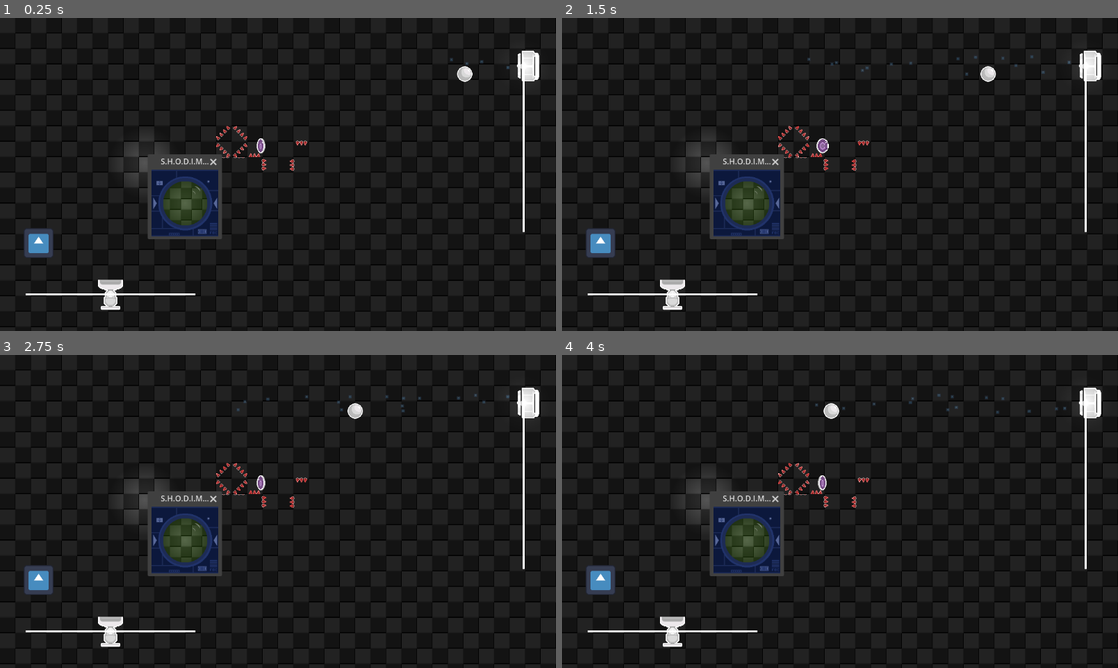
Above: before the commit, frames 1-4 (two rows, left to right).
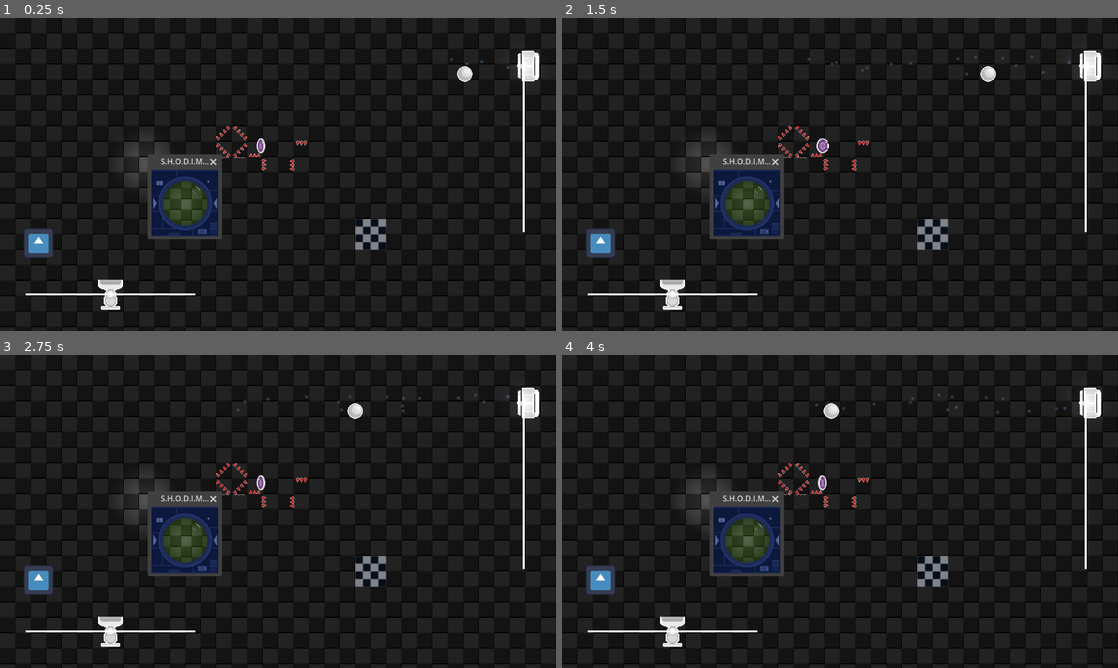
Above: after the commit, the same moments.

Repository: corpusCallosotomy/jamfest2024
Game: Godot game, scene res://scenes/levels/level_2.tscn
The game is run twice, just before and just after one commit, with the same random seed, the same clock (stepped at 60 frames per second) and the same inputs. This scene is started directly instead of the project's main scene. The engine's default icon, where the game draws it, is replaced by a stand-in: a white triangle on a blue panel in a dark square.
Inputs:
- Up to frame 1 (0.25 s): no input
- Up to frame 2 (1.5 s): no input
- Up to frame 3 (2.75 s): no input
- Up to frame 4 (4 s): no input

The runs differ from the first frame. In frame 1, 0.4% of the frame differs, in the area x 63-70%, y 64-75%; in frame 2, 0.4%; in frame 3, 0.4%; in frame 4, 0.4%.

Commit message:
Traffic lights

Diff:
--- a/Ethan Contributions/assets/tilesets/walltiles.tres
+++ b/Ethan Contributions/assets/tilesets/walltiles.tres
@@ -1,10 +1,11 @@
-[gd_resource type="TileSet" load_steps=11 format=3 uid="uid://d2c752v8cxt3e"]
+[gd_resource type="TileSet" load_steps=13 format=3 uid="uid://d2c752v8cxt3e"]
 
 [ext_resource type="Texture2D" uid="uid://d1o1p00td41if" path="res://Ethan Contributions/assets/Straight Spritesheet.png" id="1_ryiin"]
 [ext_resource type="Texture2D" uid="uid://bdxlstdpto3ux" path="res://Ethan Contributions/assets/Finish.png" id="2_0b6b0"]
 [ext_resource type="Texture2D" uid="uid://ctmascxe51bsv" path="res://Ethan Contributions/assets/StraightSpikeSpirtesheet.png" id="3_5b20t"]
 [ext_resource type="Texture2D" uid="uid://ds6uifk2tm1s2" path="res://Ethan Contributions/assets/DiagonalSpikeSpirtesheet.png" id="4_swoxl"]
 [ext_resource type="Texture2D" uid="uid://cx1c0ygjw10ce" path="res://Ethan Contributions/assets/SpikeBaseSpritesheet.png" id="5_t8x1h"]
+[ext_resource type="Texture2D" uid="uid://uhhfrlxrqs8x" path="res://Ethan Contributions/assets/FinishTrafficSpritesheet.png" id="6_yiys5"]
 
 [sub_resource type="TileSetAtlasSource" id="TileSetAtlasSource_467lk"]
 texture = ExtResource("1_ryiin")
@@ -221,6 +222,28 @@
 2:1/0 = 0
 3:1/0 = 0
 
+[sub_resource type="TileSetAtlasSource" id="TileSetAtlasSource_ljn0k"]
+texture = ExtResource("6_yiys5")
+margins = Vector2i(5, 5)
+separation = Vector2i(5, 5)
+texture_region_size = Vector2i(32, 32)
+0:0/animation_columns = 2
+0:0/animation_frame_0/duration = 1.0
+0:0/animation_frame_1/duration = 1.0
+0:0/0 = 0
+0:1/animation_columns = 2
+0:1/animation_frame_0/duration = 1.0
+0:1/animation_frame_1/duration = 1.0
+0:1/0 = 0
+0:2/animation_columns = 2
+0:2/animation_frame_0/duration = 1.0
+0:2/animation_frame_1/duration = 1.0
+0:2/0 = 0
+0:3/animation_columns = 2
+0:3/animation_frame_0/duration = 1.0
+0:3/animation_frame_1/duration = 1.0
+0:3/0 = 0
+
 [resource]
 tile_size = Vector2i(32, 32)
 physics_layer_0/collision_layer = 3
@@ -229,3 +252,4 @@
 sources/2 = SubResource("TileSetAtlasSource_hotew")
 sources/3 = SubResource("TileSetAtlasSource_wtdtt")
 sources/5 = SubResource("TileSetAtlasSource_kbos6")
+sources/6 = SubResource("TileSetAtlasSource_ljn0k")
--- a/scenes/levels/level_2.tscn
+++ b/scenes/levels/level_2.tscn
@@ -33,7 +33,7 @@
 position = Vector2(701, 491)
 
 [node name="TileMapLayer3" type="TileMapLayer" parent="." index="8"]
-tile_map_data = PackedByteArray("AAAOAAcAAwAAAAAAAAAOAAgAAwAAAAEAAAAPAAgAAwAAAAIAAAAPAAcAAwAAAAMAAAA=")
+tile_map_data = PackedByteArray("AAAOAAcAAwAAAAAAAAAOAAgAAwAAAAEAAAAPAAgAAwAAAAIAAAAPAAcAAwAAAAMAAAAXAA0AAQAAAAAAAAAXAA4AAQAAAAAAAAAYAA4AAQAAAAAAAAAYAA0AAQAAAAAAAAA=")
 tile_set = ExtResource("2_xbrem")
 
 [node name="TileMapLayer2" type="TileMapLayer" parent="." index="9"]
Binary file added: Ethan Contributions/assets/FinishTrafficSpritesheet.png
Not shown, added: Ethan Contributions/assets/FinishTrafficSpritesheet.png.import
